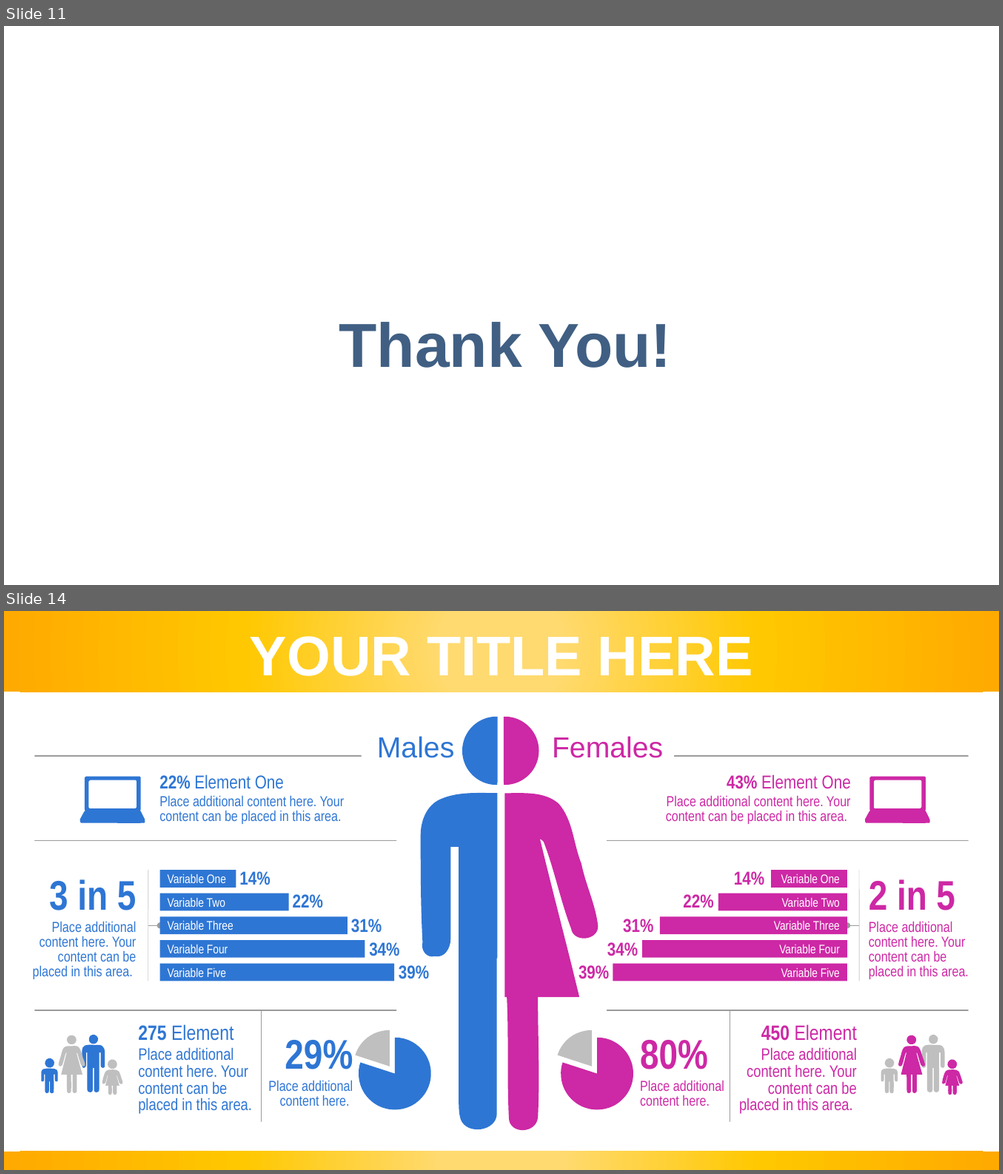
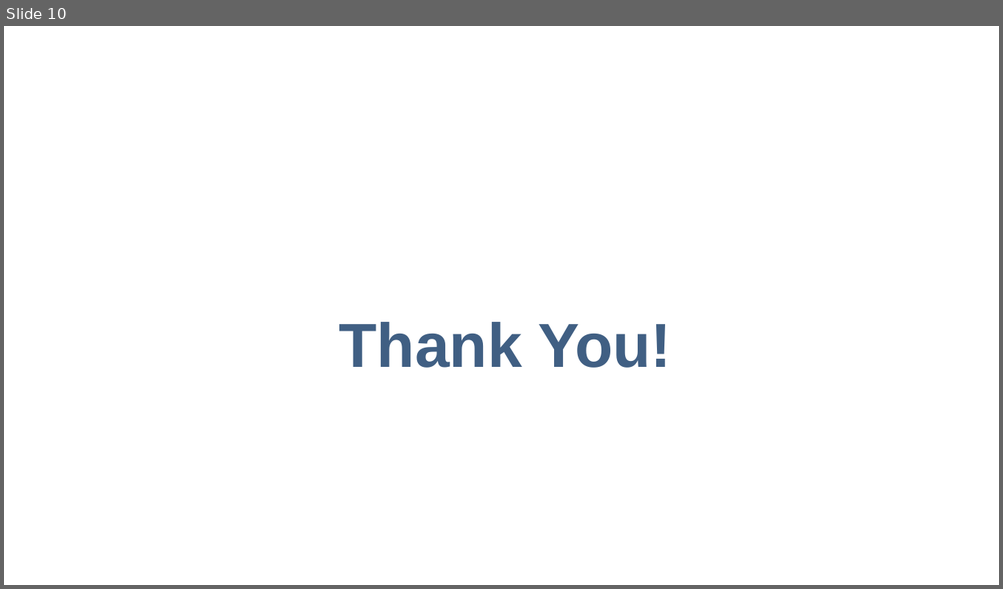
Before and after one commit to speedracer05/Covid_CalFresh, a slide deck: Presentation/Covid_CalFresh_v.01.pptx. Shown one above the other, each under a label of ours: slides 11 and 14 before the commit, slide 10 after it; the slides between them are not shown. The pictures are 1003x1174 and 1003x589 pixels, drawn with LibreOffice and Linux fonts; fonts in the diff are those of the drawing. Boxes give left, top, right and bottom in pixels: in the first picture for what was removed or moved away, otherwise in the second. Text is boxed around its words. In the diff, an @@ line names an element or a change of style, - is before the commit and + after.

```diff
--- a/Presentation/Covid_CalFresh_v.01.pptx
+++ b/Presentation/Covid_CalFresh_v.01.pptx
@@ slide 14 removed at <box>4,611,999,1170</box>, background #FFFFFF @@
@@ rectangle removed at <box>4,611,999,692</box> @@
@@ text removed at <box>250,631,753,686</box> @@
-YOUR TITLE HERE
@@ group removed at <box>33,717,504,1136</box>: 13 freeform shapes, 10 texts, 6 rectangles @@
-Males
-22% Element One
-Place additional content here. Your content can be placed in this area.
-3 in 5
-Place additional content here. Your content can be placed in this area.
-Variable One
-14%
-Variable Two
-22%
-Variable Three
-31%
-Variable Four
-34%
-Variable Five
-39%
-275 Element
-Place additional content here. Your content can be placed in this area.
-29%
-Place additional content here.
@@ group removed at <box>34,756,967,1122</box>: 10 lines, 2 arrows @@
@@ group removed at <box>504,717,968,1136</box>: 13 freeform shapes, 10 texts, 5 rectangles @@
-Females
-43% Element One
-Place additional content here. Your content can be placed in this area.
-14%
-Variable One
-22%
-Variable Two
-31%
-Variable Three
-34%
-Variable Four
-39%
-Variable Five
-2 in 5
-Place additional content here. Your content can be placed in this area.
-80%
-Place additional content here.
-450 Element
-Place additional content here. Your content can be placed in this area.
@@ rectangle removed at <box>4,1152,999,1170</box> @@
@@ what was slide 11 is now slide 10 @@
```
Also in this commit, not shown: 2 slides changed, 3 other slides removed, 3 other files.
